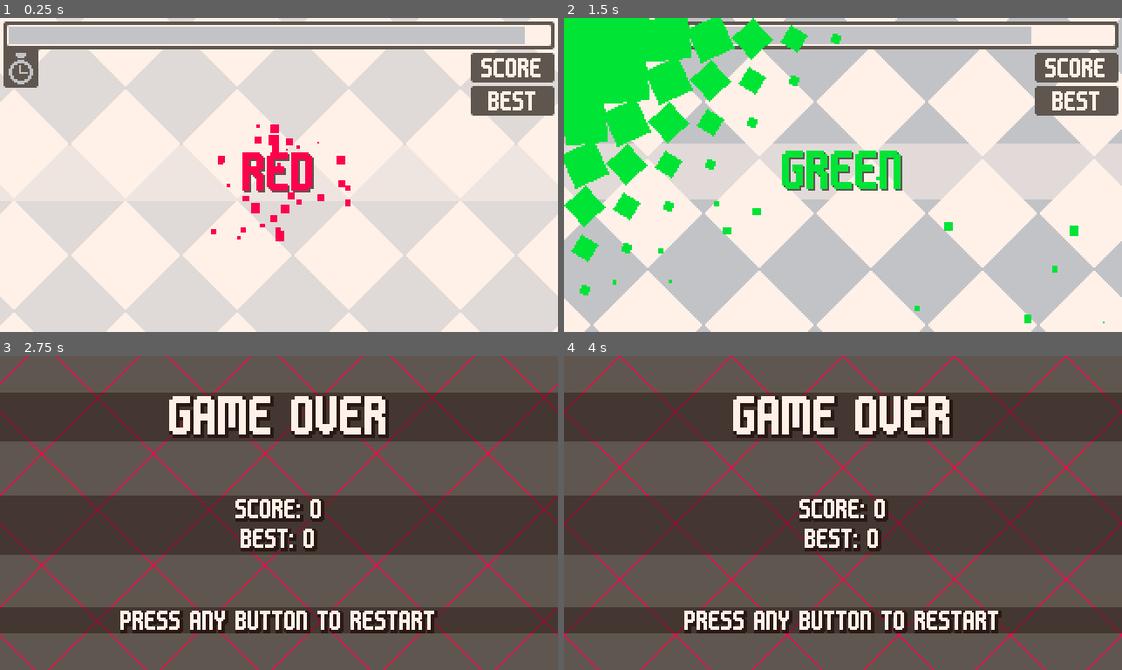
Above: before the commit, frames 1-4 (two rows, left to right).
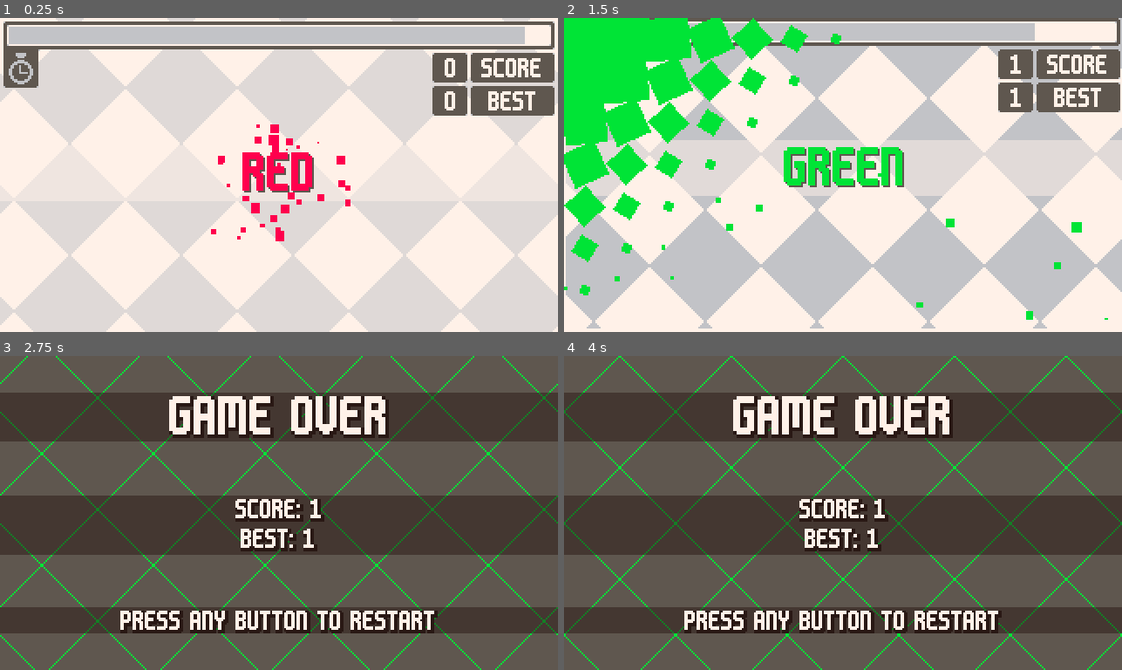
Above: after the commit, the same moments.

Repository: Aeterasu/University-Color-Game
Game: Godot game, scene res://main/main.tscn
The game is run twice, just before and just after one commit, with the same random seed, the same clock (stepped at 60 frames per second) and the same inputs.
Inputs (mouse positions are in pixels of both pictures, inside the frame that each line leads up to):
- Up to frame 1 (0.25 s): no input
- Up to frame 2 (1.5 s): tap Enter at 0.5 s; move the mouse to (965, 159) at 0.52 s; click (965, 159) at 0.6 s; move the mouse to (731, 190) at 1.27 s; right-click (731, 190) at 1.35 s
- Up to frame 3 (2.75 s): move the mouse to (334, 443) at 2.02 s; click (334, 443) at 2.1 s
- Up to frame 4 (4 s): tap Enter at 2.75, 3.5 s; move the mouse to (815, 575) at 2.77 s; right-click (815, 575) at 2.85 s; move the mouse to (1010, 560) at 3.52 s; click (1010, 560) at 3.6 s

The runs differ from the first frame. In frame 1, 1.1% of the frame differs, in the area x 77-84%, y 11-32%; in frame 2, 14%, in the area x 0-100%, y 0-100%; in frame 3, 3.1%; in frame 4, 3.1%.

Commit message:
game over backdrop

Diff:
--- a/game/game.gd
+++ b/game/game.gd
@@ -9,6 +9,7 @@
 var time_limit : TimeLimit = null
 
 @export var score_label : Label = null
+@export var best_label : Label = null
 var scoring : Scoring = null
 
 @export var flash : ColorRect = null
@@ -17,8 +18,16 @@
 
 var game_over : bool = false
 @export var game_over_screen : Control = null
+@export var game_over_score_label : Label = null
+@export var game_over_best_label : Label = null
+@export var game_over_screen_backdrop : Sprite2D = null
+@export var texture_game_over_screen_red : Texture2D = null
+@export var texture_game_over_screen_blue : Texture2D = null
+@export var texture_game_over_screen_green : Texture2D = null
 
 @export var particles : CPUParticles2D = null
+
+@export var screen_shake : ShakyNode2D = null
 
 @export var transition : Transition = null
 
@@ -50,9 +59,11 @@
 		time_progress_bar.value = time_limit.time_left
 
 	if scoring:
-		score_label.text = str(scoring.score) + " SCORE"\
-		+ "\n" +\
-		str(scoring.personal_best) + " BEST"
+		score_label.text = "\n" + str(scoring.score)
+		best_label.text = "\n" + str(Scoring.personal_best)
+
+		game_over_score_label.text = "SCORE: " + str(scoring.score)
+		game_over_best_label.text = "BEST: " + str(Scoring.personal_best)
 
 	if Input.is_action_just_pressed("input_confirm"):
 		confirm()
@@ -145,11 +156,25 @@
 	fail()
 
 func fail() -> void:
+	screen_shake.shake(4.0)
+
 	time_limit.is_stopped = true
 	game_over = true
 
 	transition.color = Stroop.get_color_value(current_question.text_color)
 	transition.animate()
 
+	var texture : Texture2D = texture_game_over_screen_red
+
+	match current_question.text_color:
+		Stroop.Colors.RED:
+			texture = texture_game_over_screen_red
+		Stroop.Colors.GREEN:
+			texture = texture_game_over_screen_green
+		Stroop.Colors.BLUE:
+			texture = texture_game_over_screen_blue
+
+	game_over_screen_backdrop.texture = texture
+
 func on_game_over_transition() -> void:
 	game_over_screen.show()
--- a/game/game.tscn
+++ b/game/game.tscn
@@ -1,24 +1,24 @@
-[gd_scene load_steps=19 format=3 uid="uid://gt53yron4ijd"]
+[gd_scene load_steps=22 format=3 uid="uid://gt53yron4ijd"]
 
 [ext_resource type="Script" uid="uid://bofuuilv7o8gi" path="res://game/game.gd" id="1_l1rk1"]
 [ext_resource type="Texture2D" uid="uid://emjva1qr1hq0" path="res://game/texture/texture_backdrop.png" id="2_u5opy"]
-[ext_resource type="FontFile" uid="uid://dh8sgn0vm5qi3" path="res://ui/font/superstar_memesbruh03.ttf" id="2_vasa2"]
 [ext_resource type="FontFile" uid="uid://bcupa6g6wumqc" path="res://ui/font/m6x11.ttf" id="3_h7iqs"]
+[ext_resource type="Texture2D" uid="uid://dxaasjxljgsqn" path="res://game/texture/texture_backdrop_green.png" id="3_hb504"]
 [ext_resource type="Script" uid="uid://bu7ad7dmsqyo0" path="res://game/backdrop_layer.gd" id="3_y36n6"]
 [ext_resource type="Texture2D" uid="uid://c1ci4dl6ogqoc" path="res://fx/texture/texture_fx_particle.png" id="4_4fuuu"]
 [ext_resource type="Texture2D" uid="uid://b46fagudgepas" path="res://game/texture/texture_progress_bar.png" id="4_dakft"]
+[ext_resource type="Texture2D" uid="uid://cjfxf6kk1t428" path="res://game/texture/texture_backdrop_blue.png" id="4_ee6o4"]
 [ext_resource type="Texture2D" uid="uid://toqoskjerrr5" path="res://game/texture/texture_panel_1.png" id="4_l8g03"]
 [ext_resource type="Texture2D" uid="uid://b4sbx8p75vl8l" path="res://game/texture/texture_progress_bar_fill.png" id="5_u5opy"]
+[ext_resource type="Texture2D" uid="uid://bm5wbcnk8r76i" path="res://game/texture/texture_nine_panel.png" id="8_vsp63"]
+[ext_resource type="Script" uid="uid://deeuur32tptas" path="res://util/2d/shaky_node_2d.gd" id="9_vsp63"]
 [ext_resource type="Script" uid="uid://b6si8gwrj7oa1" path="res://transition/transition.gd" id="10_3vho3"]
-[ext_resource type="Texture2D" uid="uid://dv7d3jrewweqj" path="res://game/texture/texture_backdrop_1.png" id="10_qf6n1"]
+[ext_resource type="Texture2D" uid="uid://dv7d3jrewweqj" path="res://game/texture/texture_backdrop_red.png" id="10_qf6n1"]
 [ext_resource type="Texture2D" uid="uid://ct3dchaamuval" path="res://transition/texture/texture_transition_square.png" id="11_qf6n1"]
 
 [sub_resource type="LabelSettings" id="LabelSettings_l8g03"]
 font = ExtResource("3_h7iqs")
 font_color = Color(1, 0.94509804, 0.9098039, 1)
-
-[sub_resource type="LabelSettings" id="LabelSettings_h7iqs"]
-font = ExtResource("2_vasa2")
 
 [sub_resource type="LabelSettings" id="LabelSettings_vasa2"]
 font = ExtResource("3_h7iqs")
@@ -27,6 +27,11 @@
 stacked_shadow_0/offset = Vector2(1, 1)
 stacked_shadow_0/color = Color(0.37254903, 0.34117648, 0.30980393, 1)
 
+[sub_resource type="LabelSettings" id="LabelSettings_h7iqs"]
+paragraph_spacing = -14.0
+font = ExtResource("3_h7iqs")
+font_color = Color(1, 0.94509804, 0.9098039, 1)
+
 [sub_resource type="Curve" id="Curve_4fuuu"]
 _data = [Vector2(0, 0), 0.0, 0.0, 0, 0, Vector2(0.060000002, 1), 0.0, 0.0, 0, 0, Vector2(0.716, 1), 0.0, 0.0, 0, 0, Vector2(1, 0), 0.0, 0.0, 0, 0]
 point_count = 4
@@ -44,20 +49,29 @@
 shadow_size = 4
 shadow_color = Color(0.16078432, 0.09411765, 0.078431375, 1)
 
-[node name="Game" type="Node" node_paths=PackedStringArray("label_center", "label", "padding", "time_progress_bar", "score_label", "flash", "game_over_screen", "particles", "transition")]
+[node name="Game" type="Node" node_paths=PackedStringArray("label_center", "label", "padding", "time_progress_bar", "score_label", "best_label", "flash", "game_over_screen", "game_over_score_label", "game_over_best_label", "game_over_screen_backdrop", "particles", "screen_shake", "transition")]
 script = ExtResource("1_l1rk1")
 label_center = NodePath("CanvasLayer/CenterContainer")
 label = NodePath("CanvasLayer/CenterContainer/Label")
 padding = NodePath("CanvasLayer/Padding")
 time_progress_bar = NodePath("CanvasLayer/ProgressBar")
 score_label = NodePath("CanvasLayer/ScoreLabel")
+best_label = NodePath("CanvasLayer/BestLabel")
 flash = NodePath("CanvasLayer/Flash")
 game_over_screen = NodePath("GameOver/Control")
+game_over_score_label = NodePath("GameOver/Control/ColorRect/Label2")
+game_over_best_label = NodePath("GameOver/Control/ColorRect/Label3")
+game_over_screen_backdrop = NodePath("GameOver/Control/ColorRect/Sprite2D")
+texture_game_over_screen_red = ExtResource("10_qf6n1")
+texture_game_over_screen_blue = ExtResource("4_ee6o4")
+texture_game_over_screen_green = ExtResource("3_hb504")
 particles = NodePath("CanvasLayer2/CPUParticles2D")
-transition = NodePath("GameOver/Transition")
+screen_shake = NodePath("ShakyNode2D")
+transition = NodePath("CanvasLayer4/Transition")
 
 [node name="CanvasLayer" type="CanvasLayer" parent="."]
 layer = -128
+follow_viewport_enabled = true
 
 [node name="Sprite2D" type="Sprite2D" parent="CanvasLayer"]
 texture_repeat = 2
@@ -111,19 +125,6 @@
 horizontal_alignment = 1
 vertical_alignment = 1
 
-[node name="ScoreLabel" type="Label" parent="CanvasLayer"]
-visible = false
-modulate = Color(0.7607843, 0.7647059, 0.78039217, 1)
-offset_left = 222.0
-offset_top = 20.0
-offset_right = 319.0
-offset_bottom = 55.0
-text = "SCORE: 0
-BEST: 999"
-label_settings = SubResource("LabelSettings_h7iqs")
-horizontal_alignment = 2
-vertical_alignment = 1
-
 [node name="Padding" type="ColorRect" parent="CanvasLayer"]
 modulate = Color(1, 1, 1, 0.5019608)
 custom_minimum_size = Vector2(320, 32)
@@ -164,7 +165,82 @@
 texture_progress = ExtResource("5_u5opy")
 texture_progress_offset = Vector2(3, 3)
 
-[node name="Camera2D" type="Camera2D" parent="."]
+[node name="ScoreLabel" type="Label" parent="CanvasLayer"]
+anchors_preset = -1
+anchor_left = 0.837
+anchor_top = 0.11100001
+anchor_right = 0.837
+anchor_bottom = 0.20600002
+offset_left = -18.839996
+offset_top = 0.01999855
+offset_right = 0.16000366
+offset_bottom = -0.08000183
+grow_horizontal = 0
+size_flags_horizontal = 0
+text = "
+0"
+label_settings = SubResource("LabelSettings_h7iqs")
+horizontal_alignment = 1
+vertical_alignment = 1
+
+[node name="NinePatchRect" type="NinePatchRect" parent="CanvasLayer/ScoreLabel"]
+show_behind_parent = true
+layout_mode = 1
+anchors_preset = 15
+anchor_right = 1.0
+anchor_bottom = 1.0
+offset_left = -1.0
+grow_horizontal = 2
+grow_vertical = 2
+texture = ExtResource("8_vsp63")
+patch_margin_left = 2
+patch_margin_top = 2
+patch_margin_right = 2
+patch_margin_bottom = 2
+axis_stretch_horizontal = 1
+axis_stretch_vertical = 1
+
+[node name="BestLabel" type="Label" parent="CanvasLayer"]
+anchors_preset = -1
+anchor_left = 0.837
+anchor_top = 0.11100001
+anchor_right = 0.837
+anchor_bottom = 0.20600002
+offset_left = -18.839996
+offset_top = 19.019999
+offset_right = 0.16000366
+offset_bottom = 18.919998
+grow_horizontal = 0
+size_flags_horizontal = 0
+text = "
+0"
+label_settings = SubResource("LabelSettings_h7iqs")
+horizontal_alignment = 1
+vertical_alignment = 1
+
+[node name="NinePatchRect" type="NinePatchRect" parent="CanvasLayer/BestLabel"]
+show_behind_parent = true
+layout_mode = 1
+anchors_preset = 15
+anchor_right = 1.0
+anchor_bottom = 1.0
+offset_left = -1.0
+grow_horizontal = 2
+grow_vertical = 2
+texture = ExtResource("8_vsp63")
+patch_margin_left = 2
+patch_margin_top = 2
+patch_margin_right = 2
+patch_margin_bottom = 2
+axis_stretch_horizontal = 1
+axis_stretch_vertical = 1
+
+[node name="ShakyNode2D" type="Node2D" parent="."]
+script = ExtResource("9_vsp63")
+decay_rate = 12.0
+metadata/_custom_type_script = "uid://deeuur32tptas"
+
+[node name="Camera2D" type="Camera2D" parent="ShakyNode2D"]
 anchor_mode = 0
 ignore_rotation = false
 
@@ -191,6 +267,17 @@
 scale_amount_max = 3.0
 scale_amount_curve = SubResource("Curve_4fuuu")
 
+[node name="Promo" type="CanvasLayer" parent="."]
+visible = false
+
+[node name="ColorRect" type="ColorRect" parent="Promo"]
+anchors_preset = 15
+anchor_right = 1.0
+anchor_bottom = 1.0
+grow_horizontal = 2
+grow_vertical = 2
+color = Color(0.37254903, 0.34117648, 0.30980393, 0.5019608)
+
 [node name="GameOver" type="CanvasLayer" parent="."]
 
 [node name="Control" type="Control" parent="GameOver"]
@@ -315,7 +402,9 @@
 horizontal_alignment = 1
 vertical_alignment = 1
 
-[node name="Transition" type="Node2D" parent="GameOver"]
+[node name="CanvasLayer4" type="CanvasLayer" parent="."]
+
+[node name="Transition" type="Node2D" parent="CanvasLayer4"]
 script = ExtResource("10_3vho3")
 color = Color(0.7607843, 0.7647059, 0.78039217, 1)
 texture = ExtResource("11_qf6n1")
Binary file added: game/texture/texture_backdrop_blue.png
Not shown, changed: game/texture/texture_backdrop_blue.png.import
Binary file added: game/texture/texture_backdrop_green.png
Not shown, added: game/texture/texture_backdrop_green.png.import
Renamed: game/texture/texture_backdrop_1.png -> game/texture/texture_backdrop_red.png
Not shown, added: game/texture/texture_backdrop_red.png.import
Not shown, changed: TODO
Not shown, changed: mock/mock.pdn
